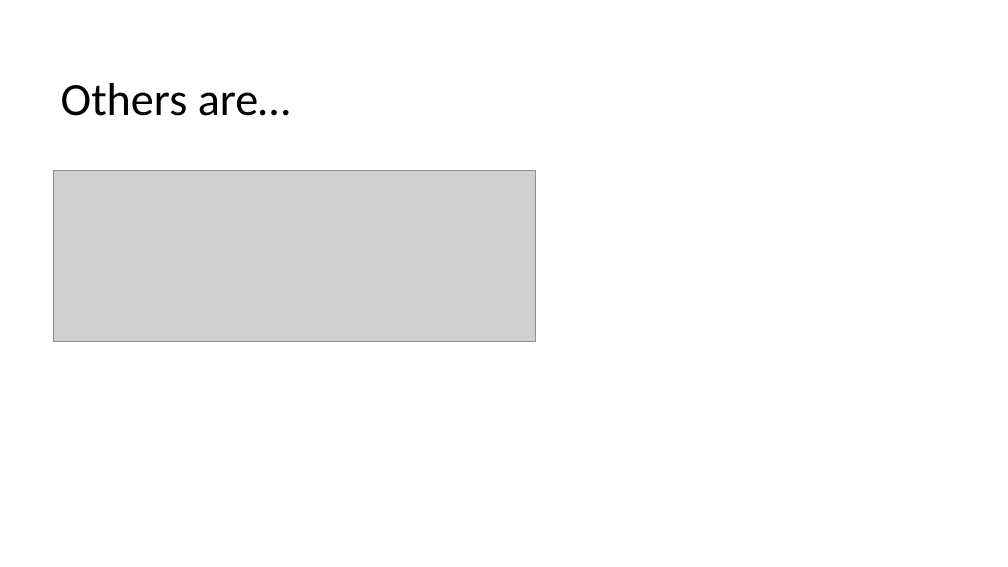
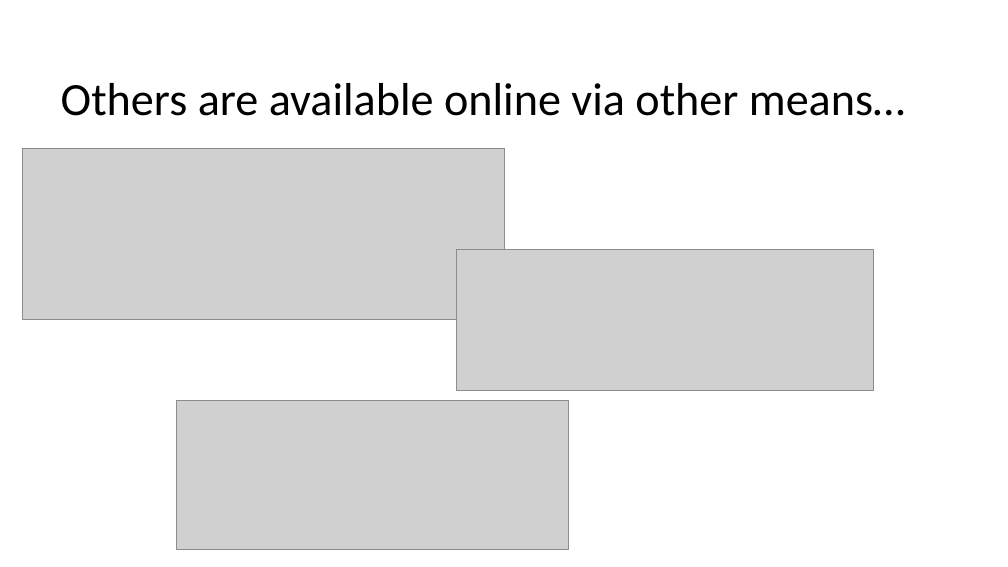
Before and after one commit to la-oey/beautifulsoup4tutorial, a slide deck: slide 4 of webscraping_5_29_2019.pptx. Drawn at 1008x567 pixels with LibreOffice and Linux fonts; fonts in the diff are those of the drawing; grey boxes stand for pictures. Boxes give left, top, right and bottom in pixels: in the first picture for what was removed or moved away, otherwise in the second. Text is boxed around its words. In the diff, an @@ line names an element or a change of style, - is before the commit and + after.

```diff
--- a/webscraping_5_29_2019.pptx
+++ b/webscraping_5_29_2019.pptx
@@ title at [61,83,905,116]: text changed @@
-Others are…
+Others are available online via other means…
@@ picture: place and size @@
-picture at [53,170,535,341]
+picture at [22,149,504,320]
@@ picture added at [457,250,874,391] @@
@@ picture added at [176,400,569,550] @@
```
Also in this commit, not shown: 5 other slides changed, 3 slides added, 1 slide removed.
